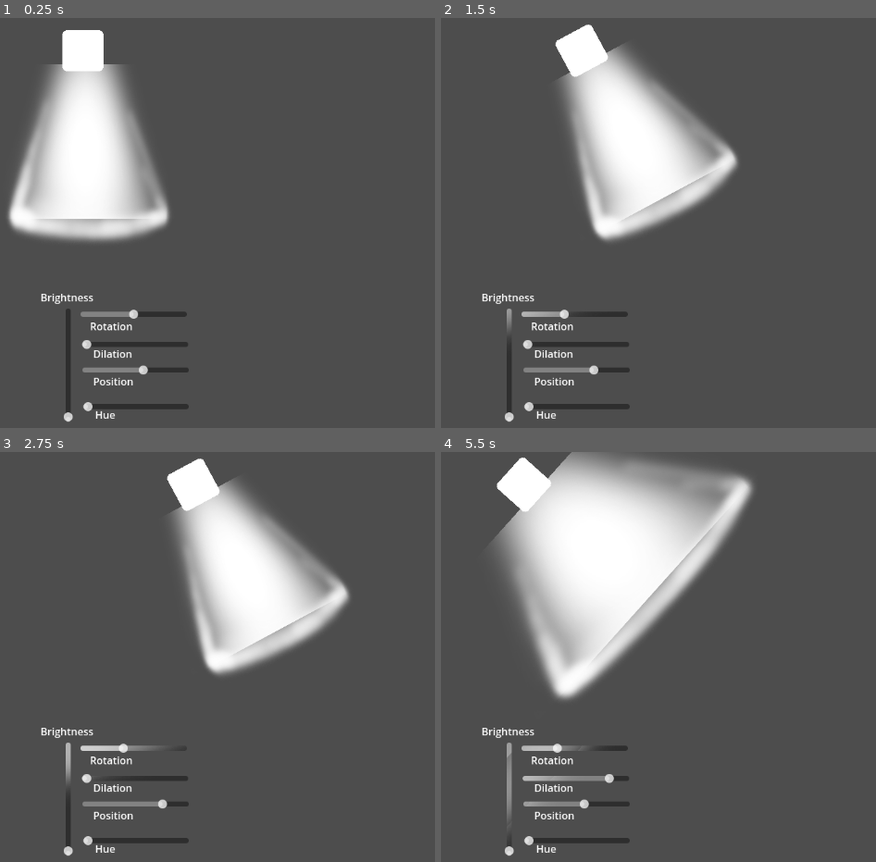
Above: before the commit, frames 1-4 (two rows, left to right).
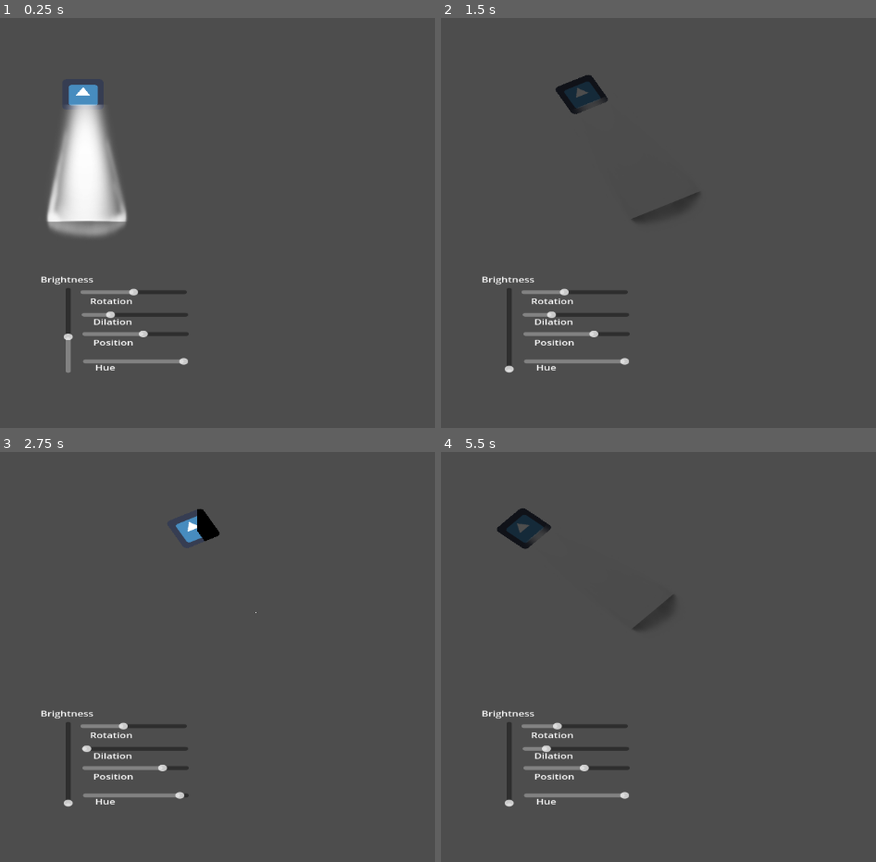
Above: after the commit, the same moments.

Repository: tTtricky/FHS-Game-Dev-2025-26-Collective-Project
Game: Godot game, scene res://mvp.tscn
The game is run twice, just before and just after one commit, with the same random seed, the same clock (stepped at 60 frames per second) and the same inputs. The engine's default icon, where the game draws it, is replaced by a stand-in: a white triangle on a blue panel in a dark square.
Inputs:
- Up to frame 1 (0.25 s): no input
- Up to frame 2 (1.5 s): tap Enter at 0.5 s; hold Right (Right, bound only before the commit) 0.53-1.28 s; hold A (A) 0.53-1.28 s; tap D (D) at 0.8, 1.35 s; hold Down (ui_down) from 1.28 s (still down)
- Up to frame 3 (2.75 s): tap S (S) at 1.55 s; tap Space (Space) at 2 s; release Down (ui_down) at 2.03 s; hold Right (Right, bound only before the commit) from 2.03 s (still down); hold S (S) from 2.03 s (still down); tap Shift (Shift) at 2.3 s
- Up to frame 4 (5.5 s): release Right (Right, bound only before the commit) at 2.78 s; release S (S) at 2.78 s; hold Up (ui_up) 2.78-3.53 s; tap Shift (Shift) at 2.85 s; tap Space (Space) at 3.05 s; tap Enter at 3.5 s; hold Space (Space) 3.53-4.28 s; hold Left (Left, bound only before the commit) 3.53-5.03 s; tap W (W) at 3.8, 4.35 s; tap A (A) at 4.55 s; hold Down (ui_down) from 5.03 s (still down); hold A (A) from 5.03 s (still down); tap D (D) at 5.3 s

The runs differ from the first frame. In frame 1, 14% of the frame differs, in the area x 1-44%, y 2-99%; in frame 2, 16%; in frame 3, 16%; in frame 4, 25%, in the area x 9-72%, y 0-99%.

Commit message:
Finished Basics for the main light

Diff:
--- a/main_light_slides.gd
+++ b/main_light_slides.gd
@@ -4,17 +4,30 @@
 func _process(delta: float) -> void:
 	$Stagelight.rotation = $Sliders/Rotation.value / 150
 	$Stagelight.position.x = $Sliders/Position.value
-	$Stagelight/Light.scale.x = $Sliders/Dilation.value
+	$Stagelight/Light.scale.x = $Sliders/Dilation.value / 2
 	$Stagelight/Light/PointLight2D.energy = $Sliders/Brightness.value
-	if Input.is_action_pressed("Left"):
+	if $Sliders/Hue.value != 1:
+		$Stagelight/Light/PointLight2D.set_color(Color.from_hsv($Sliders/Hue.value,1,1))
+	else:
+		$Stagelight/Light/PointLight2D.set_color(Color.from_hsv($Sliders/Hue.value,0,1))
+	if Input.is_action_pressed("ui_left"):
 		$Sliders/Position.value -= 2
-	if Input.is_action_pressed("Right"):
+	if Input.is_action_pressed("ui_right"):
 		$Sliders/Position.value += 2
 	if Input.is_action_pressed("A"):
 		$Sliders/Rotation.value -= 2
 	if Input.is_action_pressed("D"):
 		$Sliders/Rotation.value += 2
 	if Input.is_action_pressed("S"):
-		$Sliders/Dilation.value -= 0.05
+		$Sliders/Dilation.value -= 0.1
+		print($Sliders/Dilation.value)
 	if Input.is_action_pressed("W"):
-		$Sliders/Dilation.value += 0.05
+		$Sliders/Dilation.value += 0.1
+	if Input.is_action_pressed("ui_up"):
+		$Sliders/Brightness.value += 0.1
+	if Input.is_action_pressed("ui_down"):
+		$Sliders/Brightness.value -= 0.1
+	if Input.is_action_pressed("Shift"):
+		$Sliders/Hue.value -= 0.01
+	if Input.is_action_pressed("Space"):
+		$Sliders/Hue.value += 0.01
--- a/mvp.tscn
+++ b/mvp.tscn
@@ -23,6 +23,9 @@
 layout_mode = 0
 offset_right = 165.0
 offset_bottom = 51.0
+max_value = 1.0
+step = 0.01
+value = 1.0
 
 [node name="Brightness" type="VSlider" parent="Main Light Slides/Sliders"]
 layout_mode = 0
@@ -30,9 +33,10 @@
 offset_top = -128.0
 offset_right = 24.0
 offset_bottom = 49.0
-max_value = 3.0
+min_value = 0.3
+max_value = 2.0
 step = 0.1
-page = 1.0
+value = 1.0
 
 [node name="Position" type="HSlider" parent="Main Light Slides/Sliders"]
 layout_mode = 0
@@ -49,10 +53,9 @@
 offset_top = -80.0
 offset_right = 164.0
 offset_bottom = -64.0
-max_value = 2.0
-step = 0.1
+max_value = 4.0
+step = 0.0
 value = 1.0
-exp_edit = true
 
 [node name="Rotation" type="HSlider" parent="Main Light Slides/Sliders"]
 layout_mode = 0
@@ -118,10 +121,12 @@
 texture = ExtResource("3_w5aql")
 
 [node name="PointLight2D" type="PointLight2D" parent="Main Light Slides/Stagelight/Light"]
+color = Color(18.892157, 18.892157, 18.892157, 1)
 energy = 8.87
 texture = ExtResource("3_w5aql")
 
 [node name="PointLight2D2" type="PointLight2D" parent="Main Light Slides/Stagelight/Light"]
+visible = false
 energy = 8.87
 texture = ExtResource("3_w5aql")
 
@@ -131,6 +136,7 @@
 
 [node name="Camera2D" type="Camera2D" parent="."]
 position = Vector2(573, 328)
+zoom = Vector2(1, 0.75)
 
 [node name="CanvasModulate" type="CanvasModulate" parent="."]
 light_mask = 2
--- a/project.godot
+++ b/project.godot
@@ -17,34 +17,14 @@
 
 [input]
 
-Up={
+A={
 "deadzone": 0.2,
-"events": [Object(InputEventKey,"resource_local_to_scene":fa …(140 unchanged characters)… d":false,"keycode":0,"physical_keycode":4194320,"key_label":0,"unicode":0,"location":0,"echo":false,"script":null)
-]
-}
-Down={
-"deadzone": 0.2,
-"events": [Object(InputEventKey,"resource_local_to_scene":false,"resource_name":"","device":-1,"window_id":0,"alt_pressed":false,"shift_pressed":false,"ctrl_pressed":false,"meta_pressed":false,"pressed":false,"keycode":0,"physical_keycode":4194321,"key_label":0,"unicode":0,"location":0,"echo":false,"script":null)
-]
-}
-Left={
-"deadzone": 0.2,
-"events": [Object(InputEventKey,"resource_local_to_scene":false,"resource_name":"","device":-1,"window_id":0,"alt_pressed":false,"shift_pressed":false,"ctrl_pressed":false,"meta_pressed":false,"pressed":false,"keycode":0,"physical_keycode":4194319,"key_label":0,"unicode":0,"location":0,"echo":false,"script":null)
-]
-}
-Right={
-"deadzone": 0.2,
-"events": [Object(InputEventKey,"resource_local_to_scene":false,"resource_name":"","device":-1,"window_id":0,"alt_pressed":false,"shift_pressed":false,"ctrl_pressed":false,"meta_pressed":false,"pressed":false,"keycode":0,"physical_keycode":4194321,"key_label":0,"unicode":0,"location":0,"echo":false,"script":null)
+"events": [Object(InputEventKey,"resource_local_to_scene":fa …(140 unchanged characters)… d":false,"keycode":0,"physical_keycode":65,"key_label":0,"unicode":97,"location":0,"echo":false,"script":null)
 ]
 }
 W={
 "deadzone": 0.2,
 "events": [Object(InputEventKey,"resource_local_to_scene":false,"resource_name":"","device":-1,"window_id":0,"alt_press …(192 unchanged characters)…
-]
-}
-A={
-"deadzone": 0.2,
-"events": [Object(InputEventKey,"resource_local_to_scene":false,"resource_name":"","device":-1,"window_id":0,"alt_pressed":false,"shift_pressed":false,"ctrl_pressed":false,"meta_pressed":false,"pressed":false,"keycode":0,"physical_keycode":65,"key_label":0,"unicode":97,"location":0,"echo":false,"script":null)
 ]
 }
 S={
